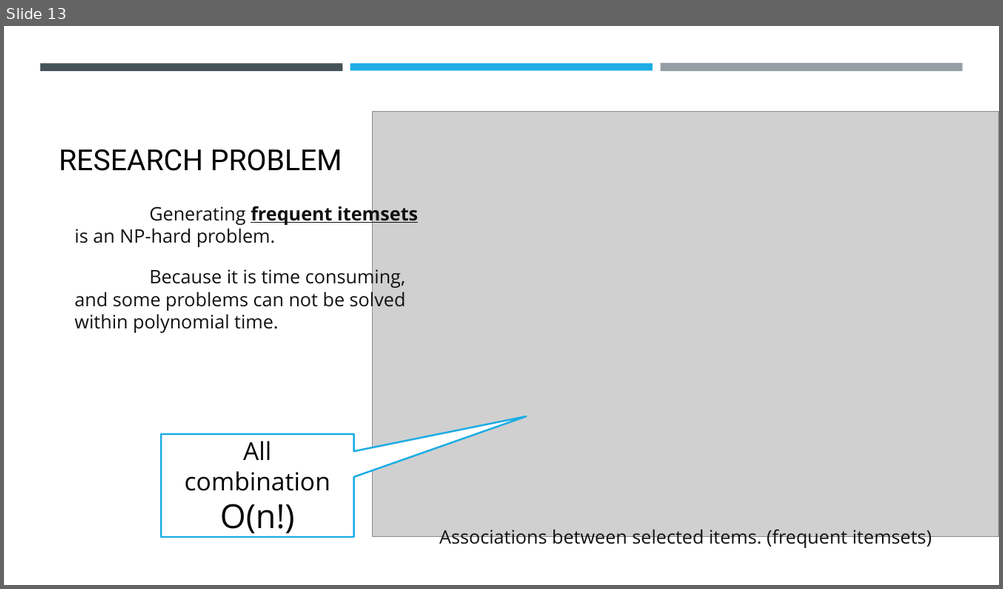
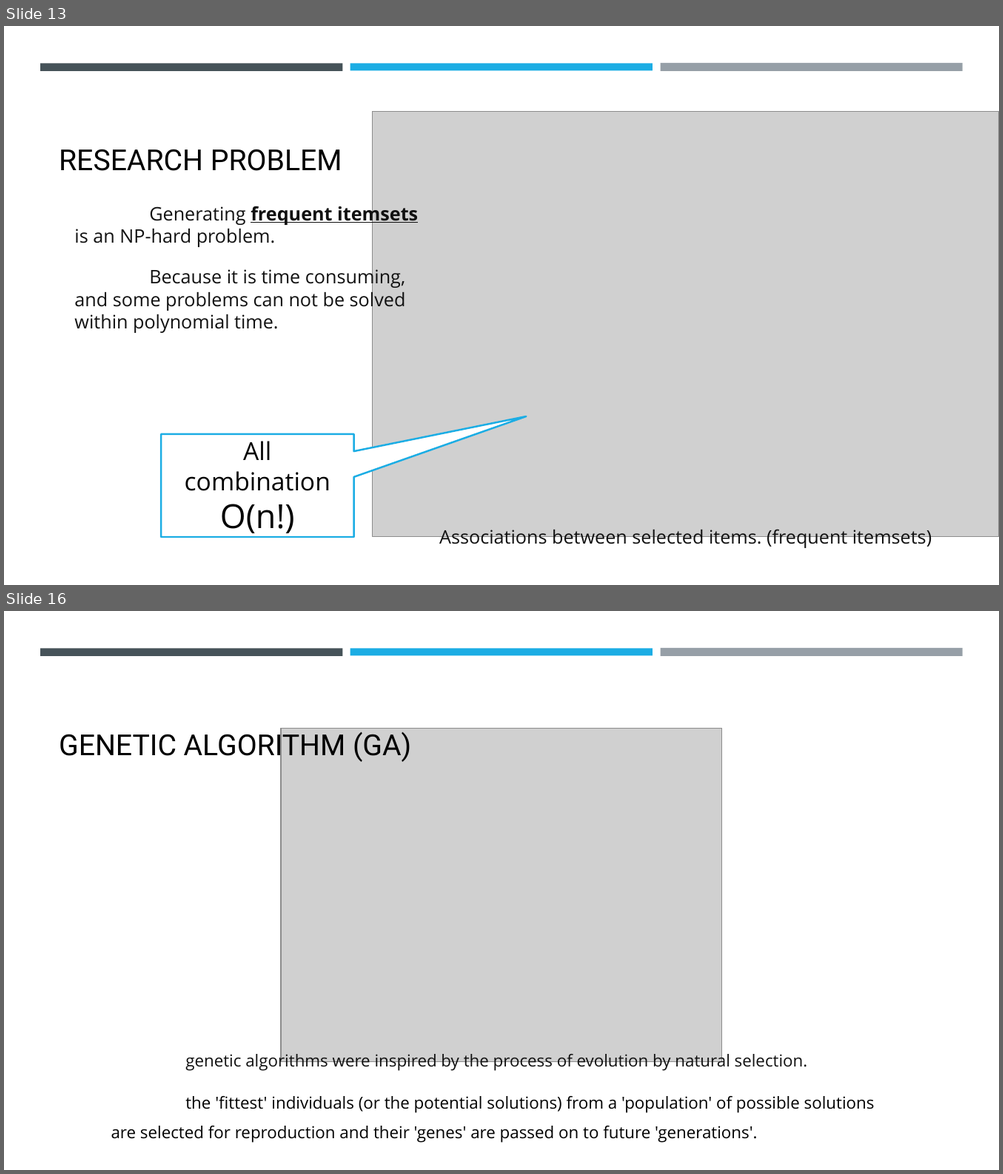
Before and after one commit to Wanarut/Review_literature, a slide deck: Impact of Genetic Algorithms Operators on Association Rules Extraction.pptx. Shown one above the other, each under a label of ours: slide 13 before the commit, slides 13 and 16 after it; the slides between them are not shown. The pictures are 1003x589 and 1003x1174 pixels, drawn with LibreOffice and Linux fonts; fonts in the diff are those of the drawing; grey boxes stand for pictures. Boxes give left, top, right and bottom in pixels: in the first picture for what was removed or moved away, otherwise in the second. Text is boxed around its words. In the diff, an @@ line names an element or a change of style, - is before the commit and + after.

```diff
--- a/Impact of Genetic Algorithms Operators on Association Rules Extraction.pptx
+++ b/Impact of Genetic Algorithms Operators on Association Rules Extraction.pptx
@@ slide 16 added at [4,611,999,1170], background #FFFFFF; not listed: 3 template elements that a slide beside it also shows @@
@@ title added at [59,729,411,763], 28 pt, text #000000 @@
+GENETIC ALGORITHM (GA)
@@ picture added at [281,728,722,1062] @@
@@ text added at [111,1051,874,1143], 16 pt, text #000000 @@
+genetic algorithms were inspired by the process of evolution by natural selection.
+the 'fittest' individuals (or the potential solutions) from a 'population' of possible solutions are selected for reproduction and their 'genes' are passed on to future 'generations'.
```
Also in this commit, not shown: 5 slides changed, 36 other slides added, 43 slides removed.
